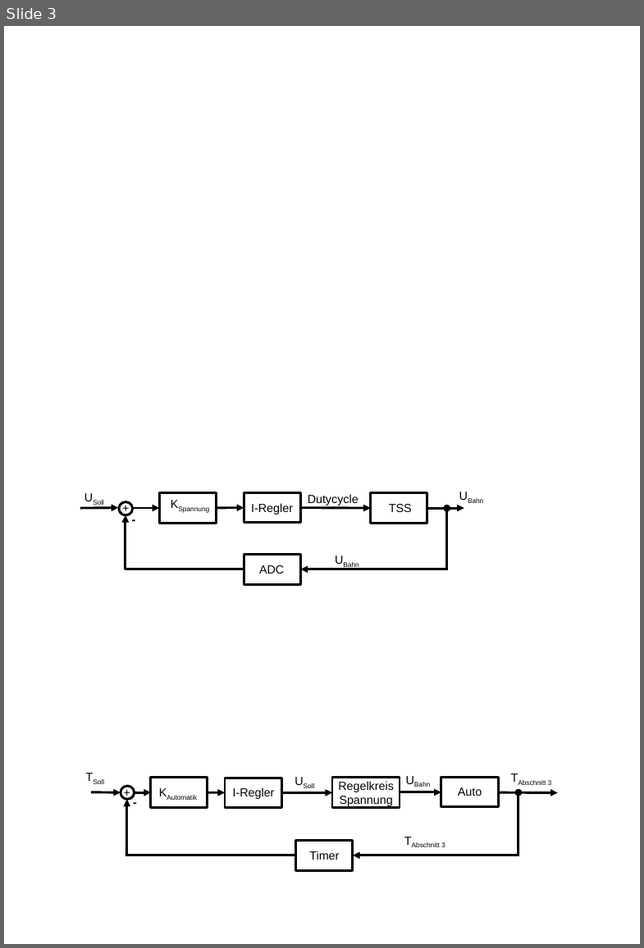
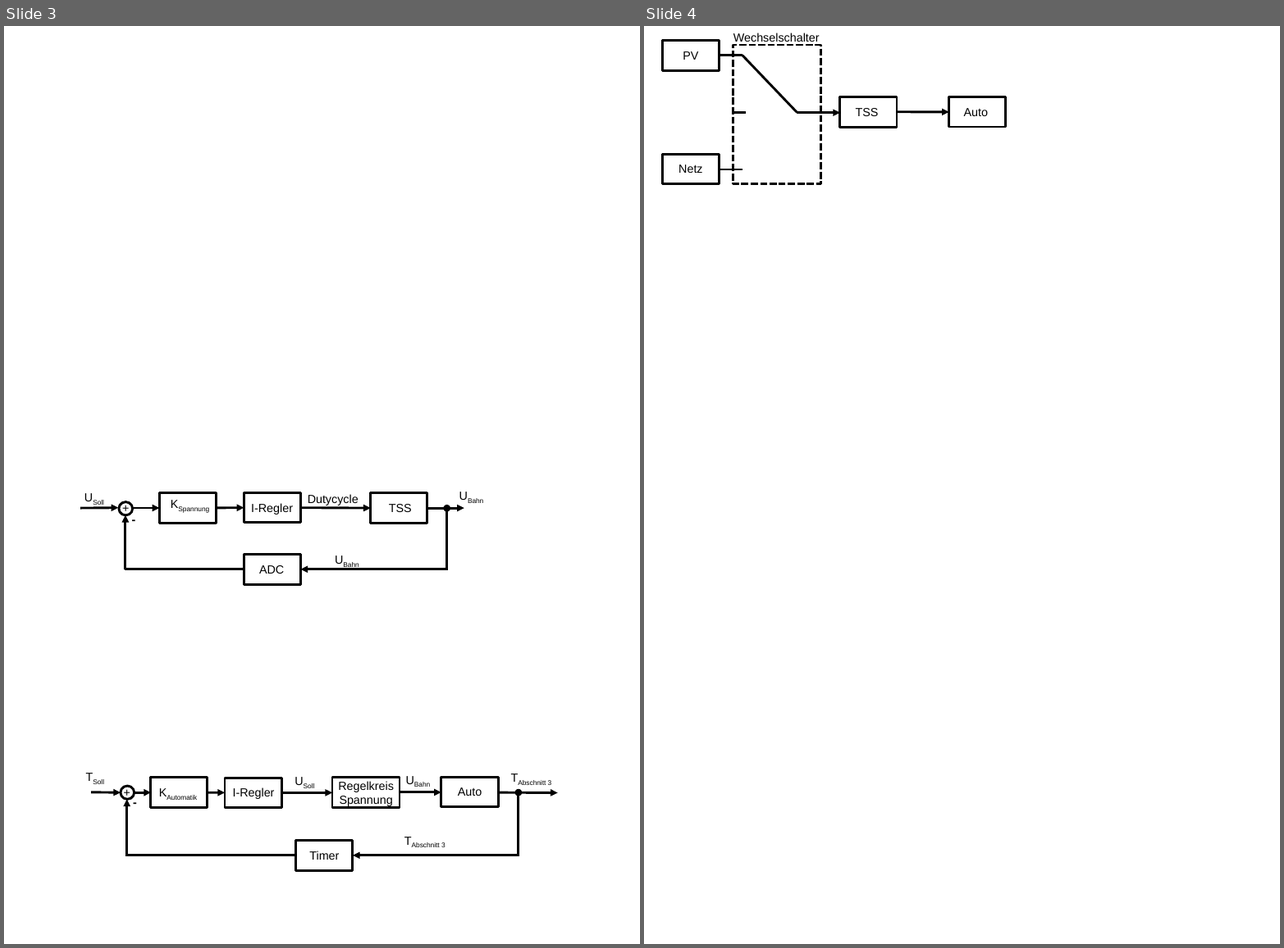
Before and after one commit to FlorianWeber1018/DokuProjektarbeit, a slide deck: rec/bilder a4.pptx. Shown side by side, each under a label of ours: slide 3 before the commit, slides 3 and 4 after it. The pictures are 644x948 and 1284x948 pixels, drawn with LibreOffice and Linux fonts; fonts in the diff are those of the drawing. Boxes give left, top, right and bottom in pixels: in the first picture for what was removed or moved away, otherwise in the second. Text is boxed around its words. In the diff, an @@ line names an element or a change of style, - is before the commit and + after.

```diff
--- a/rec/bilder a4.pptx
+++ b/rec/bilder a4.pptx
@@ slide 4 added at bbox=[644, 26, 1280, 944], background #FFFFFF @@
@@ rectangle added at bbox=[663, 41, 719, 70], outline #000000 2 pt @@
@@ rectangle added at bbox=[733, 45, 821, 183], outline #000000 2 pt dashed @@
@@ text added at bbox=[733, 33, 819, 45], 10 pt, text #000000 @@
+Wechselschalter
@@ text added at bbox=[683, 51, 698, 60], 10 pt, text #000000 @@
+PV
@@ line added from (742, 55) to (719, 55), #000000 2 pt @@
@@ line added from (742, 55) to (797, 112), #000000 2 pt @@
@@ rectangle added at bbox=[840, 97, 897, 127], outline #000000 2 pt @@
@@ rectangle added at bbox=[949, 97, 1006, 127], outline #000000 2 pt @@
@@ line added from (746, 112) to (733, 112), #000000 2 pt @@
@@ arrow added from (797, 112) to (840, 112), #000000 2 pt @@
@@ text added at bbox=[856, 108, 879, 116], 10 pt, text #000000 @@
+TSS
@@ arrow added from (897, 111) to (949, 111), #000000 2 pt @@
@@ text added at bbox=[964, 108, 988, 116], 10 pt, text #000000 @@
+Auto
@@ rectangle added at bbox=[663, 154, 719, 183], outline #000000 2 pt @@
@@ text added at bbox=[678, 165, 702, 173], 10 pt, text #000000 @@
+Netz
@@ line added from (742, 170) to (719, 170), #000000 2 pt @@
```
Also in this commit, not shown: 9 other files.
